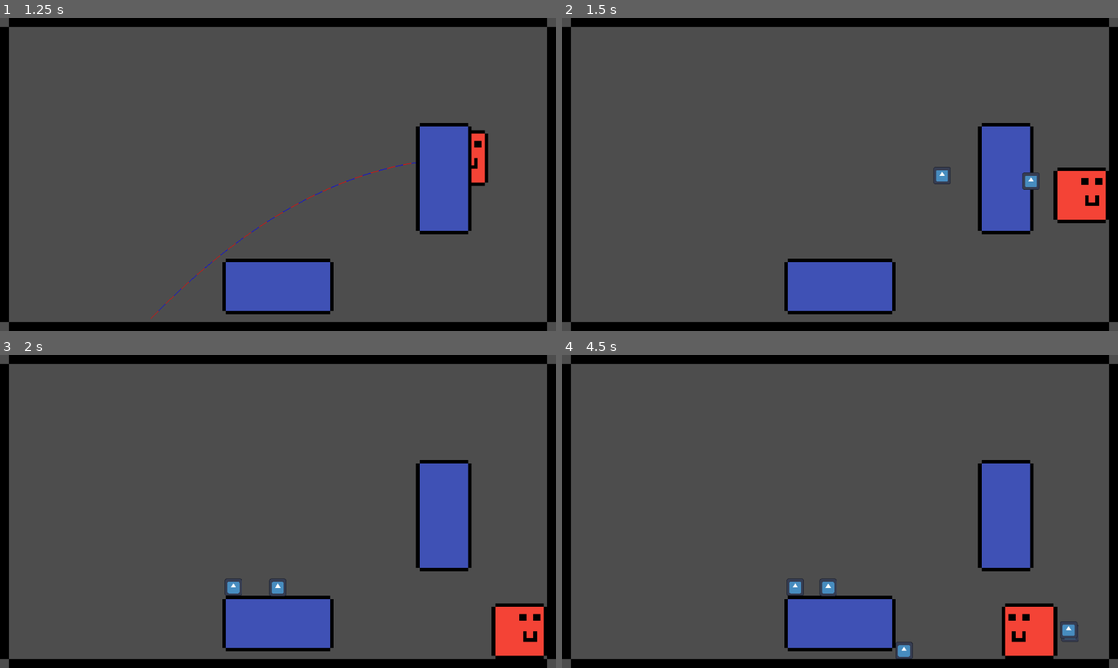
Above: before the commit, frames 1-4 (two rows, left to right).
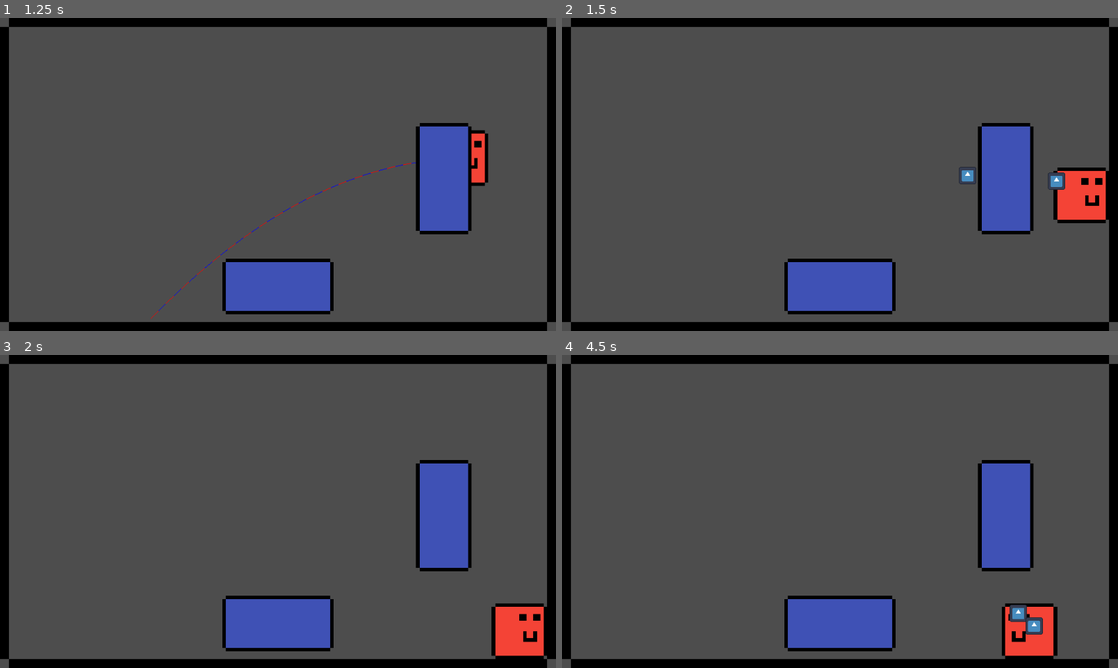
Above: after the commit, the same moments.

Repository: Curtis-McCartney/weekly-jam--2
Game: Godot game, scene res://Scenes/main.tscn
Two runs of this game, one before a commit and one after it. Both use one fixed random seed, a clock stepped at 60 frames per second and the inputs below. The engine's default icon, where the game draws it, is replaced by a stand-in: a white triangle on a blue panel in a dark square.
Inputs (mouse positions are in pixels of both pictures, inside the frame that each line leads up to):
- Up to frame 1 (1.25 s): move the mouse to (400, 158) at 0.52 s; press the mouse at (400, 158) at 0.53 s; hold D (Move_Right) from 0.53 s (still down); tap Space (Jump) at 0.77 s
- Up to frame 2 (1.5 s): keep holding D (Move_Right); move the mouse to (728, 190) at 1.27 s; release the mouse at (728, 190) at 1.28 s; click (728, 190) at 1.35 s
- Up to frame 3 (2 s): keep holding D (Move_Right); tap Space (Jump) at 1.52 s
- Up to frame 4 (4.5 s): move the mouse to (895, 442) at 2.02 s; release D (Move_Right) at 2.03 s; press the mouse at (895, 442) at 2.03 s; hold A (Move_Left) 2.03-2.78 s; move the mouse to (812, 574) at 2.77 s; release the mouse at (812, 574) at 2.78 s; hold D (Move_Right) 2.78-4.28 s; click (812, 574) at 2.85 s; tap Space (Jump) at 3.02, 3.77 s; move the mouse to (1006, 558) at 3.52 s; press the mouse at (1006, 558) at 3.53 s; tap Enter at 4.25 s; move the mouse to (673, 464) at 4.27 s; release the mouse at (673, 464) at 4.28 s; hold A (Move_Left) from 4.28 s (still down); click (673, 464) at 4.35 s

Frame 1 is identical in both runs. In frame 2, 0.5% of the frame differs, in the area x 66-91%, y 47-55%; in frame 3, 0.2%; in frame 4, 0.8%, in the area x 40-93%, y 71-98%.

Commit message:
Added in new collision layers for Player

Diff:
--- a/Scripts/double_platform.gd
+++ b/Scripts/double_platform.gd
@@ -4,21 +4,23 @@
 
 # An all-purpose script for all type of wall
 func _ready() -> void:
-	#var MASK_BLACK_WALL := 1 << 0
-	var MASK_RED_WALL := 1 << 1
-	var MASK_BLUE_WALL := 1 << 2
-	var MASK_YELLOW_WALL := 1 << 3
+	#var LAYER_BLACK_WALL := 1 << 0
+	var LAYER_RED_WALL := 1 << 1
+	var LAYER_BLUE_WALL := 1 << 2
+	var LAYER_YELLOW_WALL := 1 << 3
 
 	match wall_colour:
 		Enums.Paint_Colour.RED:
-			#collision_mask = MASK_RED_WALL
-			collision_layer = MASK_RED_WALL
+			#collision_mask = LAYER_RED_WALL
+			collision_layer = LAYER_RED_WALL
 		Enums.Paint_Colour.BLUE:
-			#collision_mask = MASK_BLUE_WALL
-			collision_layer = MASK_BLUE_WALL
+			#collision_mask = LAYER_BLUE_WALL
+			collision_layer = LAYER_BLUE_WALL
 		Enums.Paint_Colour.YELLOW:
-			#collision_mask = MASK_YELLOW_WALL
-			collision_layer = MASK_YELLOW_WALL
+			#collision_mask = LAYER_YELLOW_WALL
+			collision_layer = LAYER_YELLOW_WALL
 
 func _on_body_entered(body: Node) -> void:
 	print("Body entered")
+	if body.is_in_group("Paint_Pot"):
+		body.hit_wall()
--- a/Scripts/paint_pot.gd
+++ b/Scripts/paint_pot.gd
@@ -2,20 +2,38 @@
 
 @export var paint_colour: Enums.Paint_Colour
 
-# An all-purpose script for all type of paint cans
-func _ready() -> void:
-	var MASK_BLACK_WALL := 1 << 0
-	var MASK_RED_WALL := 1 << 1
-	var MASK_BLUE_WALL := 1 << 2
-	var MASK_YELLOW_WALL := 1 << 3
+const LAYER_BLACK := 1 << 0
+const LAYER_RED_WALL := 1 << 1
+const LAYER_BLUE_WALL := 1 << 2
+const LAYER_YELLOW_WALL := 1 << 3
+const LAYER_PLAYER_RED := 1 << 4
+const LAYER_PLAYER_BLUE := 1 << 5
+const LAYER_PLAYER_YELLOW := 1 << 6
+
+func _ready():
+	var player = get_tree().current_scene.find_child("Player")
+	var player_layer: int
+	#match player.current_player_colour:
+		#Enums.Paint_Colour.RED:
+			#player_layer = LAYER_PLAYER_RED
+		#Enums.Paint_Colour.BLUE:
+			#player_layer = LAYER_PLAYER_BLUE
+		#Enums.Paint_Colour.YELLOW:
+			#player_layer = LAYER_PLAYER_YELLOW
 
 	match paint_colour:
 		Enums.Paint_Colour.RED:
-			# Collides with everything except Red Wall
-			collision_mask = MASK_BLACK_WALL | MASK_BLUE_WALL | MASK_YELLOW_WALL
+			collision_mask = LAYER_BLACK | LAYER_BLUE_WALL | LAYER_YELLOW_WALL
 		Enums.Paint_Colour.BLUE:
-			# Collides with everything except Blue Wall
-			collision_mask = MASK_BLACK_WALL | MASK_RED_WALL | MASK_YELLOW_WALL
+			collision_mask = LAYER_BLACK | LAYER_RED_WALL | LAYER_YELLOW_WALL
 		Enums.Paint_Colour.YELLOW:
-			# Collides with everything except Yellow Wall
-			collision_mask = MASK_BLACK_WALL | MASK_RED_WALL | MASK_BLUE_WALL
+			collision_mask = LAYER_BLACK | LAYER_RED_WALL | LAYER_BLUE_WALL
+
+	# Temporarily avoid colliding with the player who threw this
+	#collision_mask &= ~player_layer
+	#await get_tree().create_timer(0.1).timeout
+	#collision_mask |= player_layer
+
+func hit_wall():
+	print("Hit the Wall!")
+	queue_free()
--- a/Scripts/player.gd
+++ b/Scripts/player.gd
@@ -6,6 +6,14 @@
 
 @export var current_player_colour: Enums.Paint_Colour
 @export var currently_held_paint_can: Enums.Paint_Colour
+
+const LAYER_PLAYER_RED := 1 << 4
+const LAYER_PLAYER_BLUE := 1 << 5
+const LAYER_PLAYER_YELLOW := 1 << 6
+const LAYER_BLACK := 1 << 0
+const LAYER_RED_WALL := 1 << 1
+const LAYER_BLUE_WALL := 1 << 2
+const LAYER_YELLOW_WALL := 1 << 3
 
 func _ready() -> void:
 	currently_held_paint_can = Enums.Paint_Colour.RED
@@ -30,21 +38,14 @@
 
 	move_and_slide()
 
-func change_player_colour(colour_to_change_to) -> void:
-	current_player_colour = colour_to_change_to
-
-	var MASK_BLACK_WALL := 1 << 0
-	var MASK_RED := 1 << 1
-	var MASK_BLUE := 1 << 2
-	var MASK_YELLOW := 1 << 3
-
-	match current_player_colour:
+func change_player_colour(colour_to_change_to: Enums.Paint_Colour):
+	match colour_to_change_to:
 		Enums.Paint_Colour.RED:
-			collision_mask = MASK_BLUE | MASK_YELLOW | MASK_BLACK_WALL
-			collision_layer = MASK_BLUE | MASK_YELLOW | MASK_BLACK_WALL
+			#collision_layer = LAYER_PLAYER_RED
+			collision_mask = LAYER_BLACK | LAYER_BLUE_WALL | LAYER_YELLOW_WALL
 		Enums.Paint_Colour.BLUE:
-			collision_mask = MASK_RED | MASK_YELLOW | MASK_BLACK_WALL
-			collision_layer = MASK_RED | MASK_YELLOW | MASK_BLACK_WALL
+			#collision_layer = LAYER_PLAYER_BLUE
+			collision_mask = LAYER_BLACK | LAYER_RED_WALL | LAYER_YELLOW_WALL
 		Enums.Paint_Colour.YELLOW:
-			collision_mask = MASK_RED | MASK_BLUE | MASK_BLACK_WALL
-			collision_layer = MASK_RED | MASK_BLUE | MASK_BLACK_WALL
+			#collision_layer = LAYER_PLAYER_YELLOW
+			collision_mask = LAYER_BLACK | LAYER_RED_WALL | LAYER_BLUE_WALL
--- a/project.godot
+++ b/project.godot
@@ -60,6 +60,10 @@
 2d_physics/layer_2="Red_Walls"
 2d_physics/layer_3="Blue_Walls"
 2d_physics/layer_4="Yellow_Walls"
+2d_physics/layer_5="Player_Red"
+2d_physics/layer_6="Player_Blue"
+2d_physics/layer_7="Player_Yellow"
+2d_physics/layer_8="Paint_Pots"
 
 [rendering]
 
